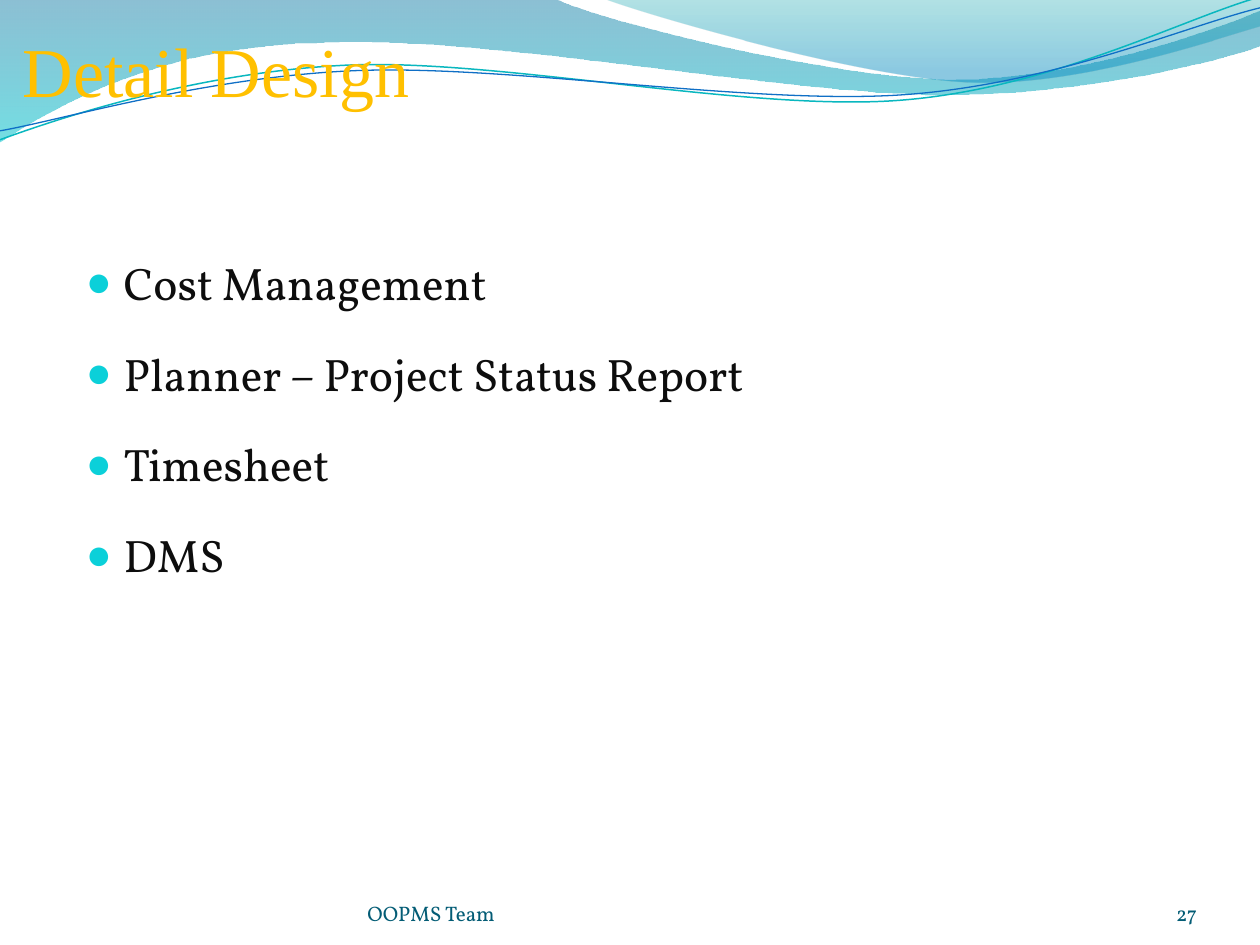
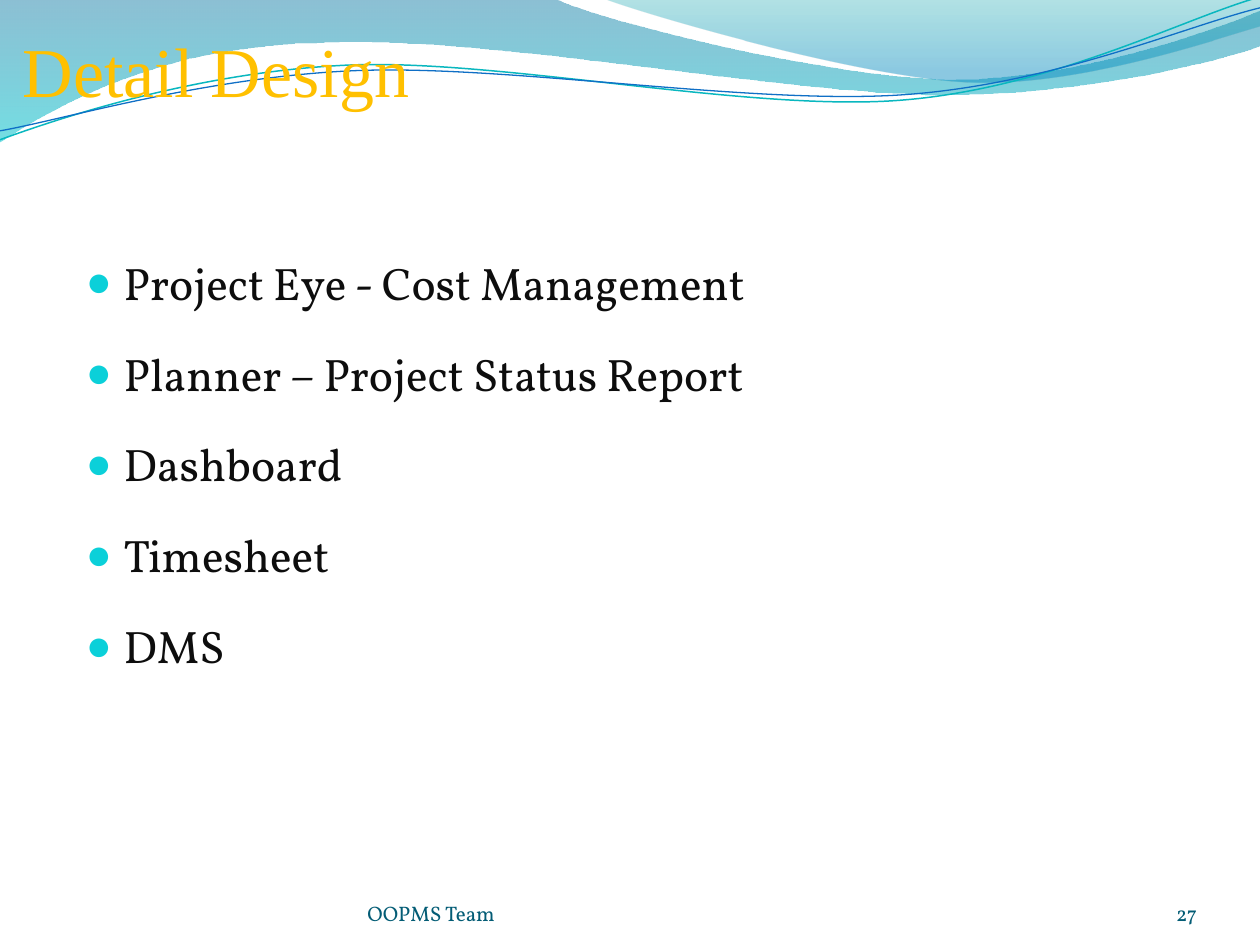
Before and after one commit to gofpattern/oopms, a slide deck: slide 27 of Document/Report/Presentation/OOPMS_Presentation_v1.0.pptx. Drawn at 1260x945 pixels with LibreOffice and Linux fonts; fonts in the diff are those of the drawing; background and template pictures are left out. Boxes give left, top, right and bottom in pixels: in the first picture for what was removed or moved away, otherwise in the second. Text is boxed around its words. In the diff, an @@ line names an element or a change of style, - is before the commit and + after.

```diff
--- a/Document/Report/Presentation/OOPMS_Presentation_v1.0.pptx
+++ b/Document/Report/Presentation/OOPMS_Presentation_v1.0.pptx
@@ text at (x1=124, y1=268, x2=745, y2=312): text changed @@
-● Cost Management
+● Project Eye - Cost Management
@@ text at (x1=124, y1=448, x2=343, y2=482): paragraph added @@
+● Dashboard
```
Also in this commit, not shown: 1 other slide changed, 10 slides added.
